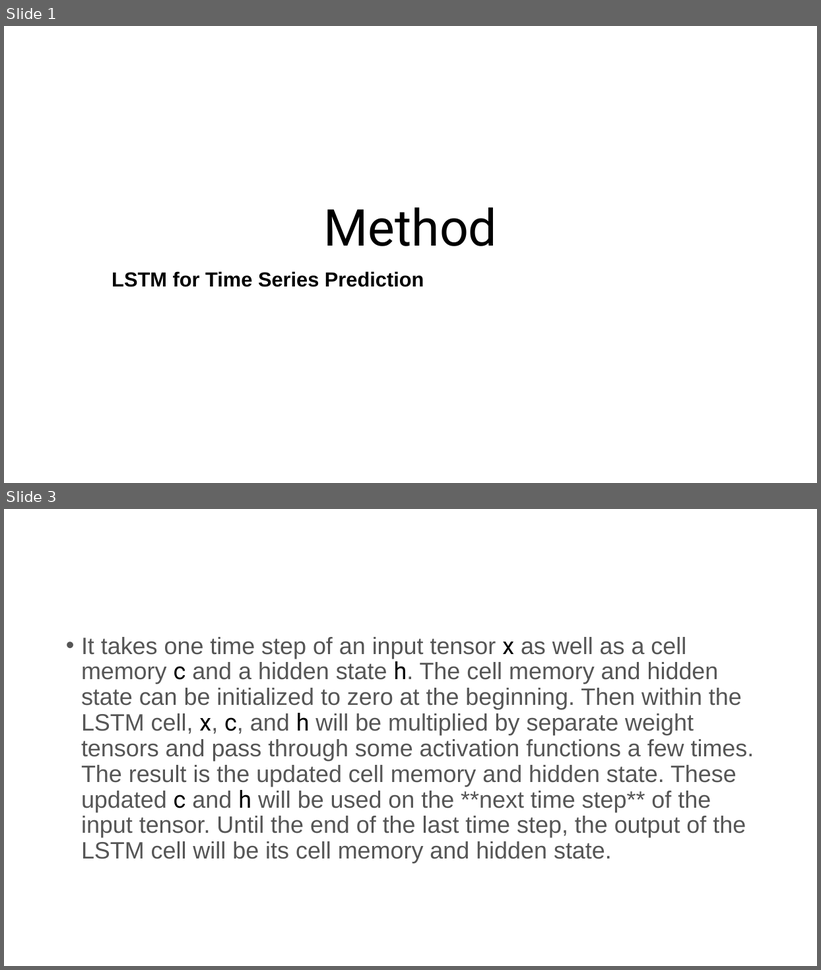
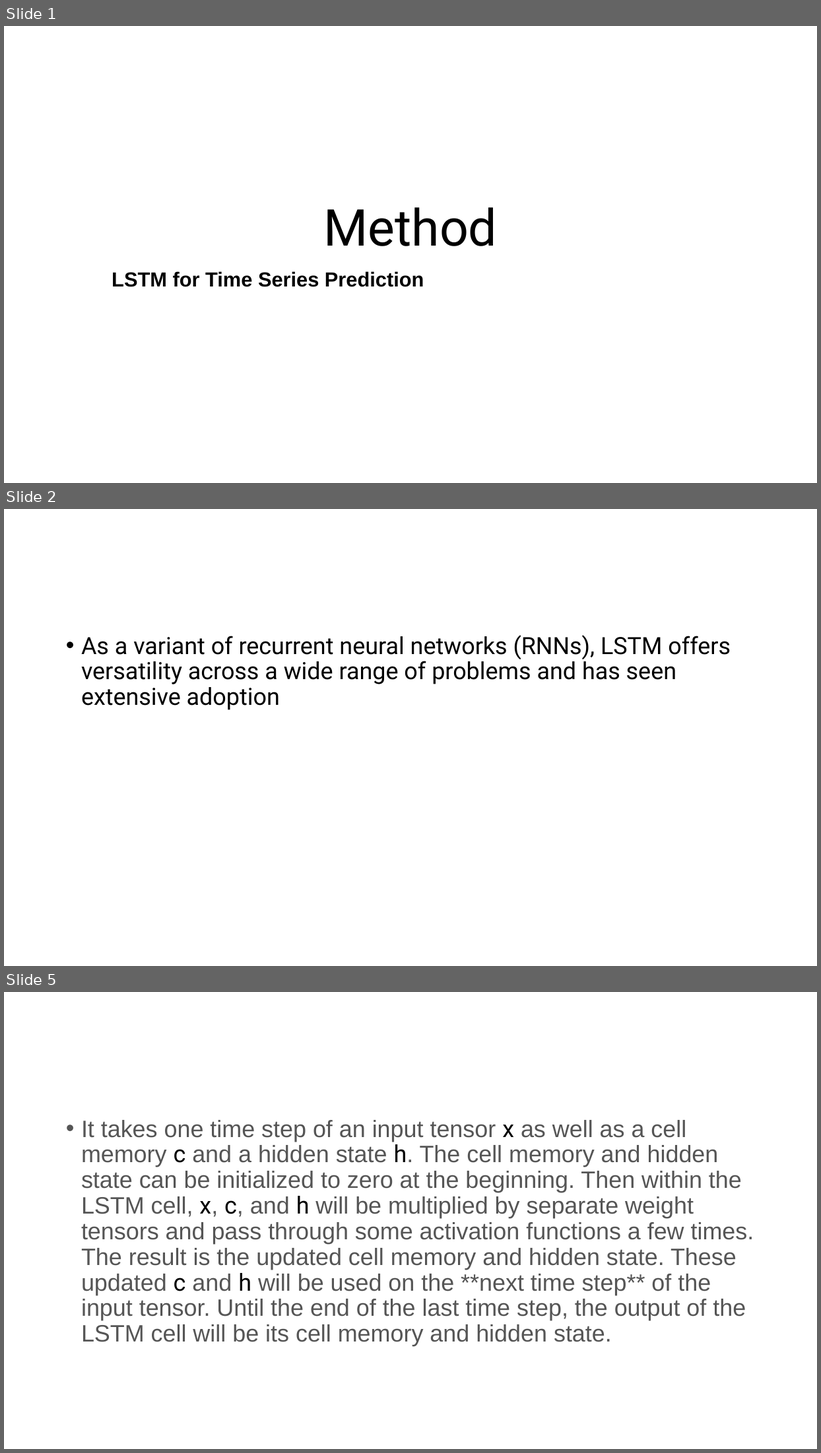
Before and after one commit to varastuian/PredictionDroughtUsingLSTM-, a slide deck: Documents/Methods.pptx. Shown one above the other, each under a label of ours: slides 1 and 3 before the commit, slides 1, 2 and 5 after it; the slides between them are not shown. The pictures are 821x970 and 821x1453 pixels, drawn with LibreOffice and Linux fonts; fonts in the diff are those of the drawing. Boxes give left, top, right and bottom in pixels: in the first picture for what was removed or moved away, otherwise in the second. Text is boxed around its words. In the diff, an @@ line names an element or a change of style, - is before the commit and + after.

```diff
--- a/Documents/Methods.pptx
+++ b/Documents/Methods.pptx
@@ slide 2 added at [4,509,817,966], background #FFFFFF @@
@@ text added at [81,635,731,710], 28 pt, text #000000 @@
+• As a variant of recurrent neural networks (RNNs), LSTM offers versatility across a wide range of problems and has seen extensive adoption
@@ what was slide 3 is now slide 5 @@
```
Also in this commit, not shown: 1 slide changed, 1 other slide added, 1 slide removed.
